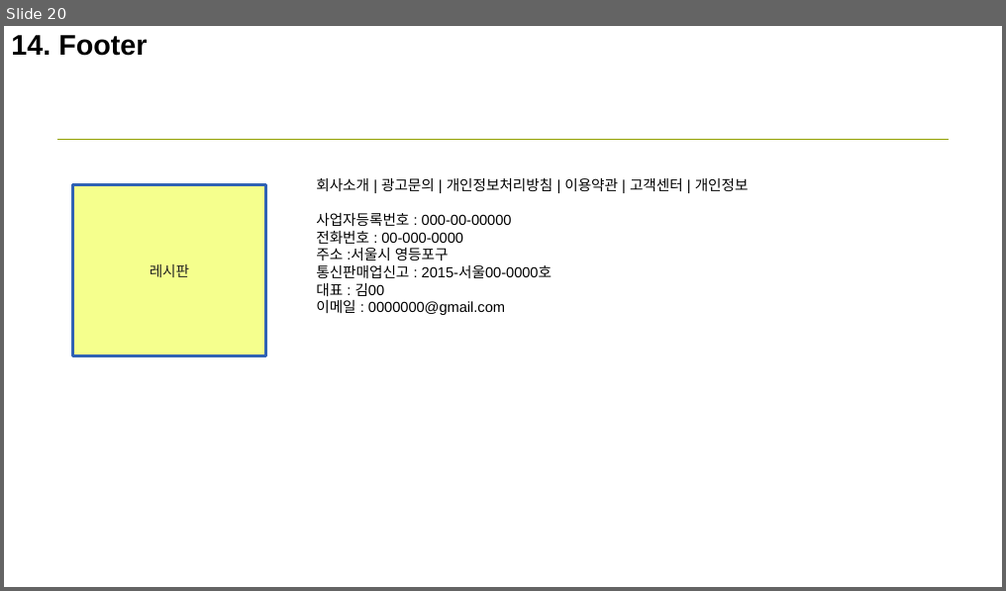
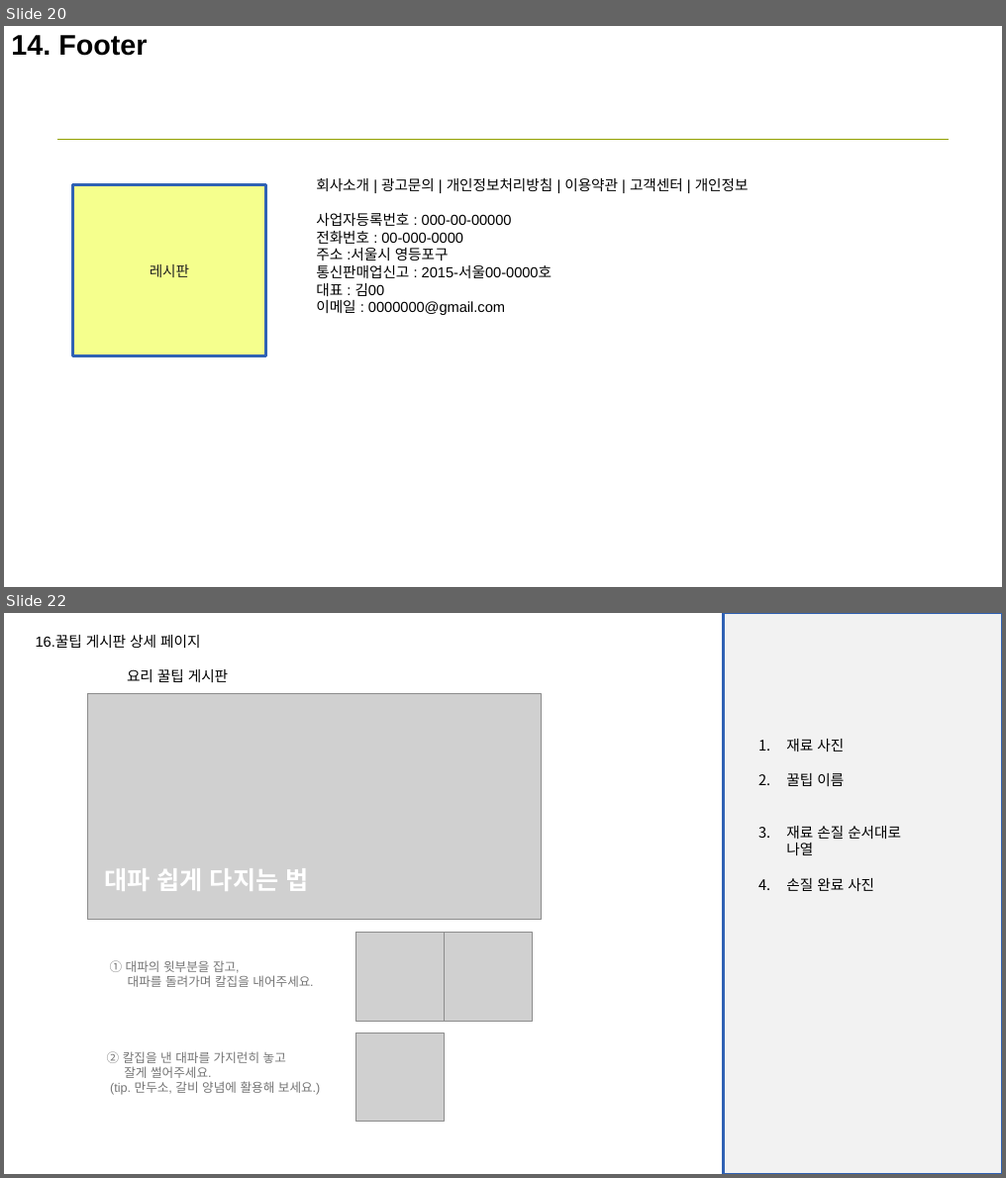
Before and after one commit to CEB79/hello01, a slide deck: 기획/2차 미니 프로젝트 스토리 보드.pptx. Shown one above the other, each under a label of ours: slide 20 before the commit, slides 20 and 22 after it; the slides between them are not shown. The pictures are 1006x591 and 1006x1178 pixels, drawn with LibreOffice and Linux fonts; fonts in the diff are those of the drawing; grey boxes stand for pictures. Boxes give left, top, right and bottom in pixels: in the first picture for what was removed or moved away, otherwise in the second. Text is boxed around its words. In the diff, an @@ line names an element or a change of style, - is before the commit and + after.

```diff
--- a/기획/2차 미니 프로젝트 스토리 보드.pptx
+++ b/기획/2차 미니 프로젝트 스토리 보드.pptx
@@ slide 22 added at (4,613,1002,1174), background #FFFFFF @@
@@ text added at (36,635,200,648), 10.5 pt, text #000000 @@
+16.꿀팁 게시판 상세 페이지
@@ rectangle added at (724,613,1002,1173), fill #F2F2F2, outline #3162B5 2 pt @@
@@ text added at (127,669,228,682), 10.5 pt, text #000000 @@
+요리 꿀팁 게시판
@@ picture added at (88,694,542,919) @@
@@ text added at (786,739,901,891), 10.5 pt, text #000000 @@
+1. 재료 사진
+2. 꿀팁 이름
+3. 재료 손질 순서대로 나열
+4. 손질 완료 사진
@@ text added at (104,868,308,891), 18 pt, text #FFFFFF, bold @@
+대파 쉽게 다지는 법
@@ picture added at (355,933,445,1021) @@
@@ picture added at (445,933,533,1021) @@
@@ text added at (110,960,313,987), 9 pt, text #757575 @@
+① 대파의 윗부분을 잡고,
+대파를 돌려가며 칼집을 내어주세요.
@@ text added at (107,1052,320,1095), 9 pt, text #757575 @@
+② 칼집을 낸 대파를 가지런히 놓고
+잘게 썰어주세요.
+(tip. 만두소, 갈비 양념에 활용해 보세요.)
@@ picture added at (355,1033,445,1122) @@
```
Also in this commit, not shown: 13 slides changed, 5 other slides added.
